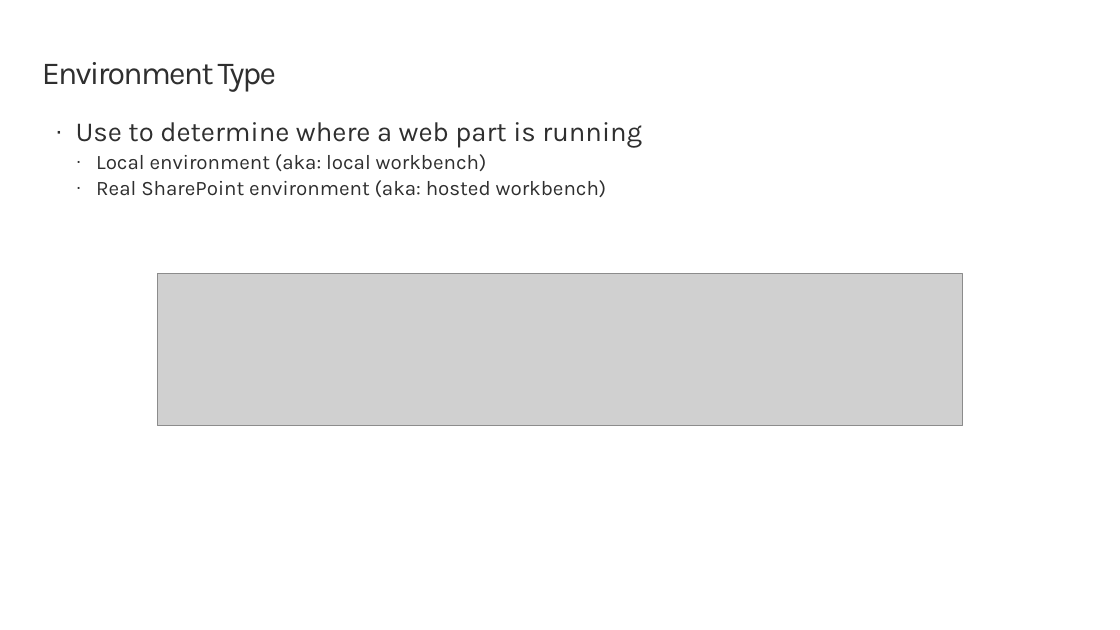
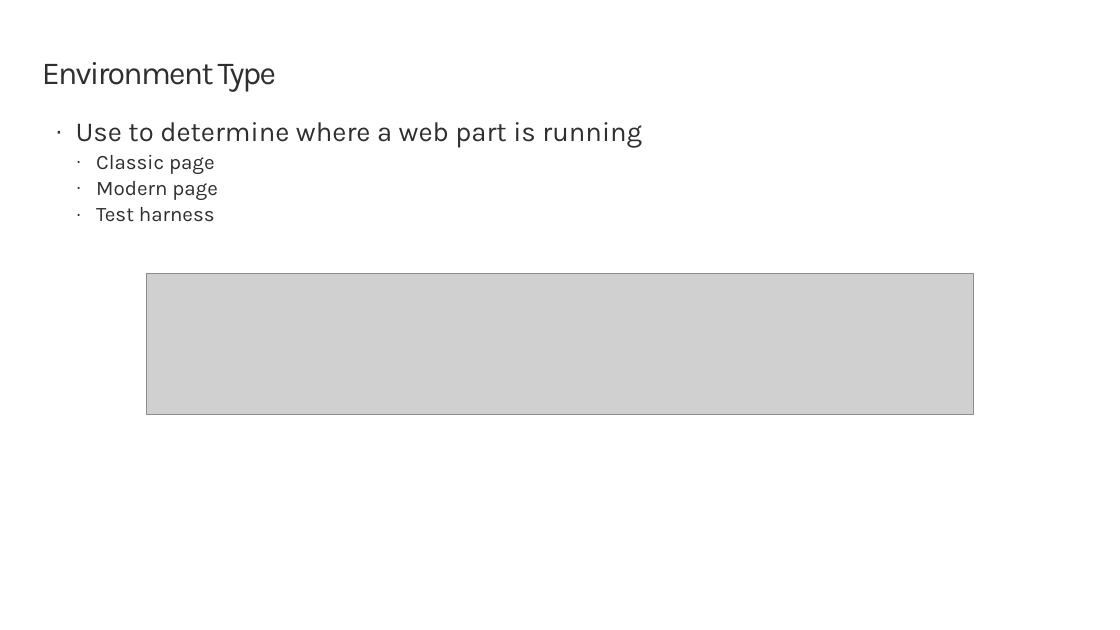
Before and after one commit to renahorton218/SharePoint-spfx-web-parts, a slide deck: slide 12 of 03-spfxapi.pptx (slide 13 before the commit). Drawn at 1120x630 pixels with LibreOffice and Linux fonts; fonts in the diff are those of the drawing; grey boxes stand for pictures; background and template pictures are left out. Boxes give left, top, right and bottom in pixels: in the first picture for what was removed or moved away, otherwise in the second. Text is boxed around its words. In the diff, an @@ line names an element or a change of style, - is before the commit and + after.

```diff
--- a/03-spfxapi.pptx
+++ b/03-spfxapi.pptx
@@ text at (96,155,218,222): text changed @@
-  · Local environment (aka: local workbench)
-  · Real SharePoint environment (aka: hosted workbench)
+  · Classic page
+  · Modern page
+  · Test harness
@@ picture: place and size @@
-picture at (157,273,963,426)
+picture at (147,273,973,414)
```
Also in this commit, not shown: 6 other slides changed, 1 slide removed.
